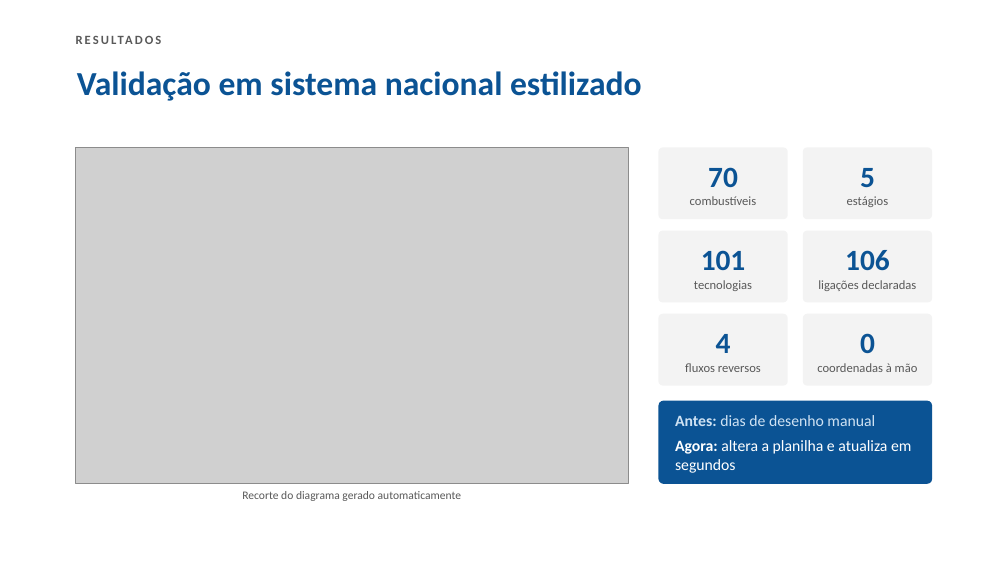
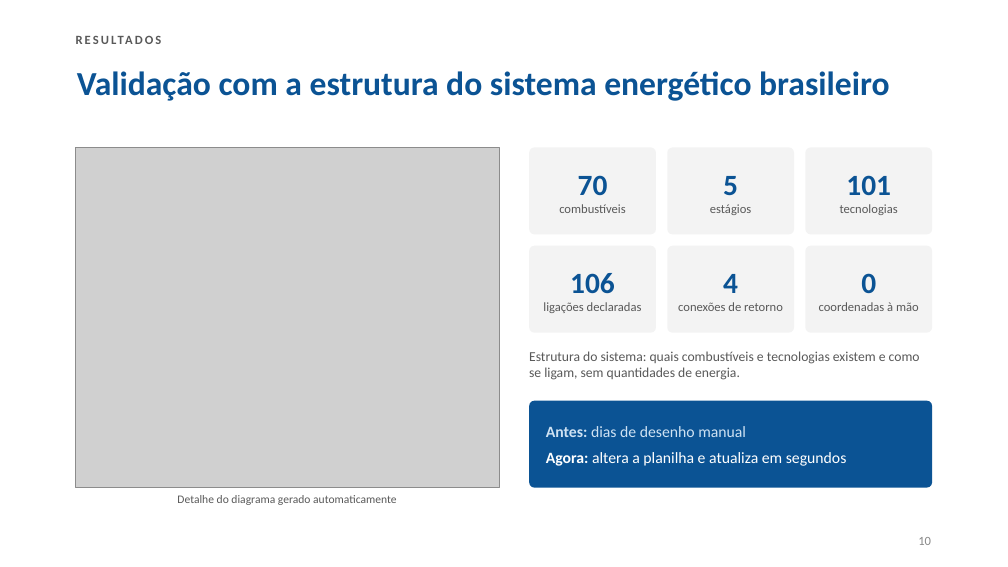
Before and after one commit to Freddieij/DDFE, a slide deck: slide 10 of Apresentacao/Apresentacao_XVI_Seminario_PIBITI.pptx. Drawn at 1008x567 pixels with LibreOffice and Linux fonts; fonts in the diff are those of the drawing; grey boxes stand for pictures. Boxes give left, top, right and bottom in pixels: in the first picture for what was removed or moved away, otherwise in the second. Text is boxed around its words. In the diff, an @@ line names an element or a change of style, - is before the commit and + after.

```diff
--- a/Apresentacao/Apresentacao_XVI_Seminario_PIBITI.pptx
+++ b/Apresentacao/Apresentacao_XVI_Seminario_PIBITI.pptx
@@ title at bbox=[77, 71, 889, 101]: text changed @@
-Validação em sistema nacional estilizado
+Validação com a estrutura do sistema energético brasileiro
@@ picture: place and size @@
-picture at bbox=[76, 147, 628, 484]
+picture at bbox=[76, 147, 499, 488]
@@ rounded rectangle "70": place and size @@
-rounded rectangle "70" at bbox=[659, 147, 788, 219]
+rounded rectangle "70" at bbox=[529, 147, 656, 234]
@@ rounded rectangle "5": place and size @@
-rounded rectangle "5" at bbox=[803, 147, 932, 219]
+rounded rectangle "5" at bbox=[668, 147, 795, 234]
@@ rounded rectangle "101": place and size @@
-rounded rectangle "101" at bbox=[659, 231, 788, 302]
+rounded rectangle "101" at bbox=[805, 147, 932, 234]
@@ rounded rectangle "106": place and size @@
-rounded rectangle "106" at bbox=[803, 231, 932, 302]
+rounded rectangle "106" at bbox=[529, 246, 656, 333]
@@ rounded rectangle added at bbox=[668, 246, 795, 333], fill #F3F3F3, 12 pt, text #595959 @@
+4
+conexões de retorno
@@ rounded rectangle "0": place and size @@
-rounded rectangle "0" at bbox=[803, 314, 932, 386]
+rounded rectangle "0" at bbox=[805, 246, 932, 333]
@@ rounded rectangle removed at bbox=[659, 314, 788, 386] @@
-4
-fluxos reversos
@@ text added at bbox=[529, 351, 920, 380], 13 pt, text #595959 @@
+Estrutura do sistema: quais combustíveis e tecnologias existem e como se ligam, sem quantidades de energia.
@@ rounded rectangle "Antes: dias de desenho manual": place and size @@
-rounded rectangle "Antes: dias de desenho manual" at bbox=[659, 401, 932, 484]
+rounded rectangle "Antes: dias de desenho manual" at bbox=[529, 401, 932, 488]
@@ text at bbox=[177, 495, 396, 505]: text changed @@
-Recorte do diagrama gerado automaticamente
+Detalhe do diagrama gerado automaticamente
@@ page number added at bbox=[918, 537, 931, 545], 12 pt, text #888888 @@
+10
```
Also in this commit, not shown: 7 other slides changed, 3 slides added, 3 slides removed, 2 other files.
